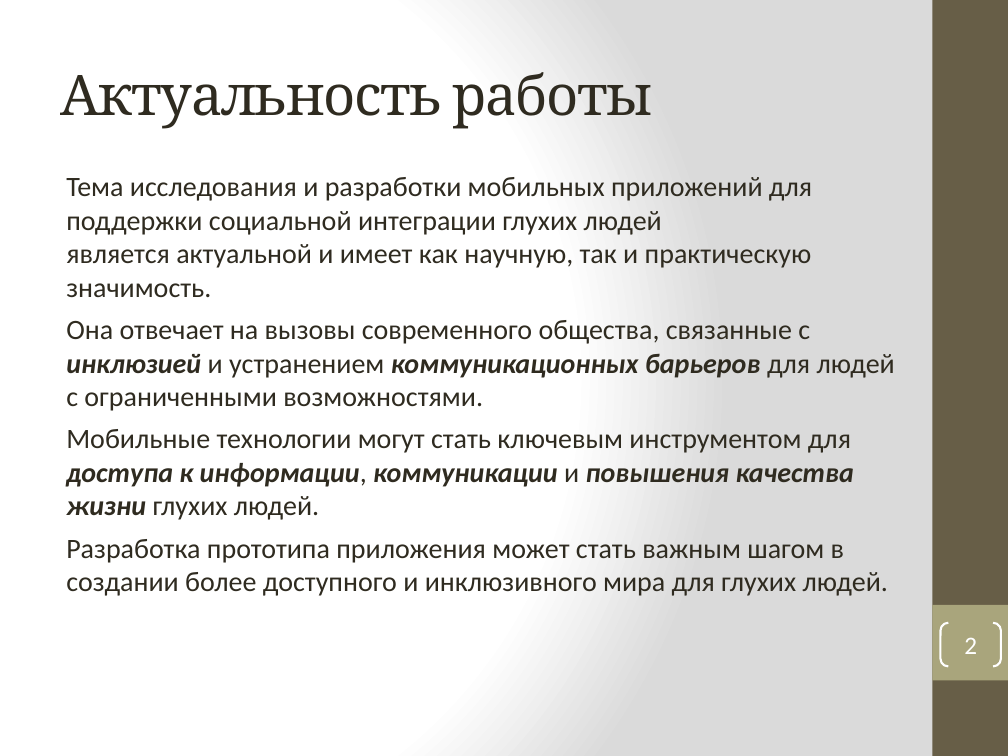
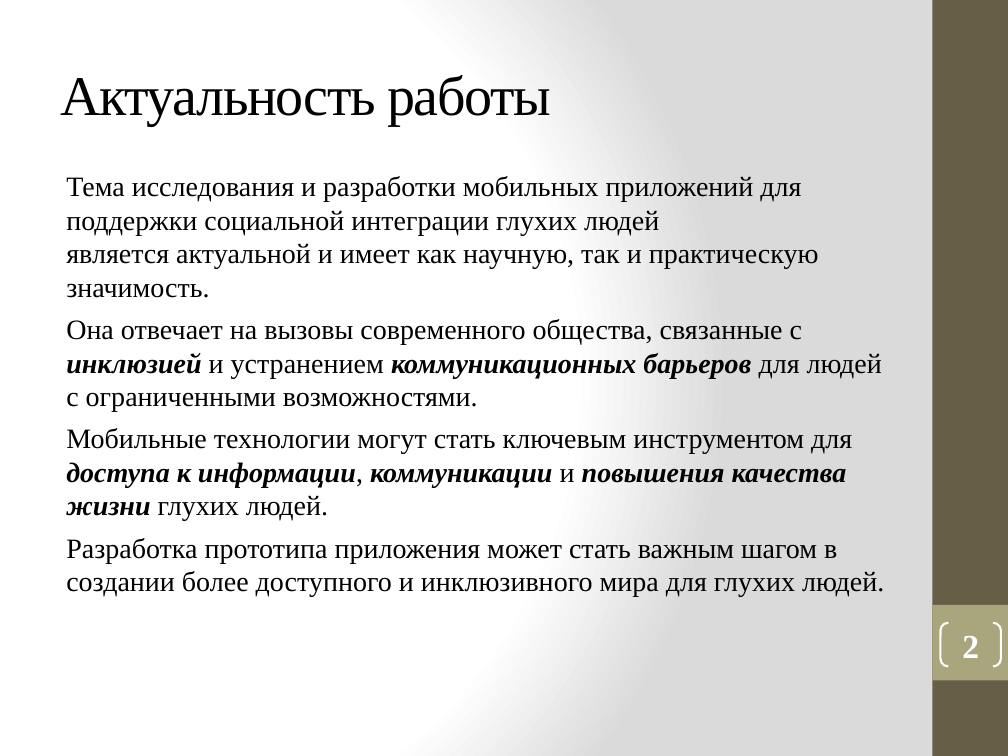
Before and after one commit to vadimgilka/DeafAndDumbPeople, a slide deck: slide 2 of Моя документация/Презентация_Панова.pptx. Drawn at 1008x756 pixels with LibreOffice and Linux fonts; fonts in the diff are those of the drawing. Boxes give left, top, right and bottom in pixels: in the first picture for what was removed or moved away, otherwise in the second. Text is boxed around its words. In the diff, an @@ line names an element or a change of style, - is before the commit and + after.

```diff
--- a/Моя документация/Презентация_Панова.pptx
+++ b/Моя документация/Презентация_Панова.pptx
@@ title "Актуальность работы" at (60, 75, 551, 126): font Cambria to Times New Roman, text colour #2F2B20 to #000000 @@
@@ text "Тема исследования и разработки мобильных ..." at (66, 176, 884, 597): font Calibri to Times New Roman, text colour #2F2B20 to #000000 @@
@@ page number at (940, 623, 1001, 666): size 18 to 24 pt, font Calibri to Times New Roman, bold on @@
```
Also in this commit, not shown: 8 other slides changed, 8 slides added, 1 slide removed.
